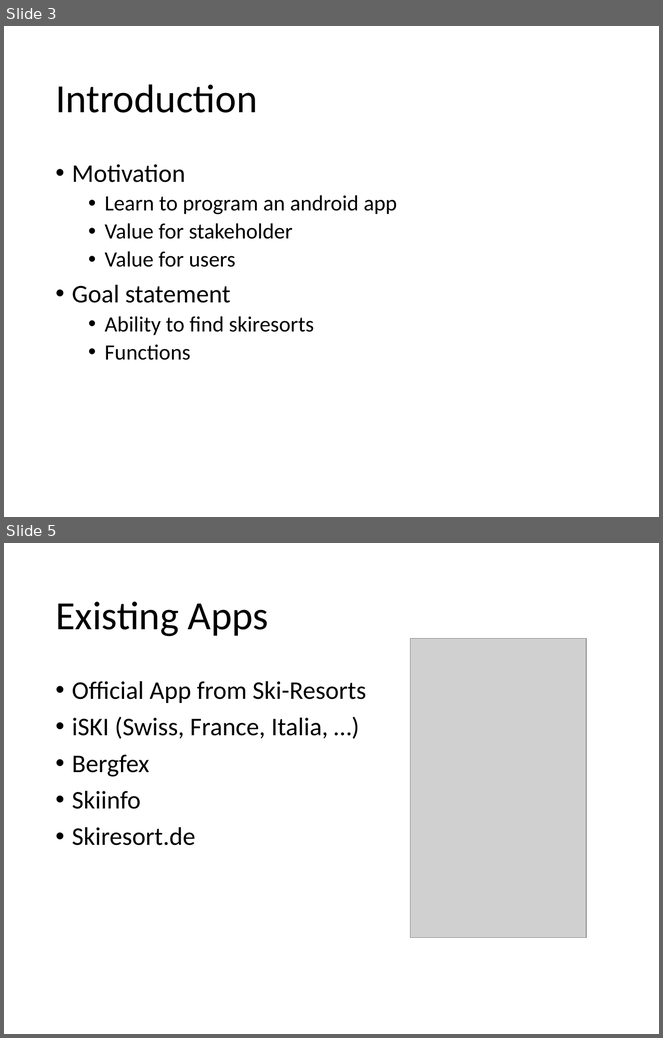
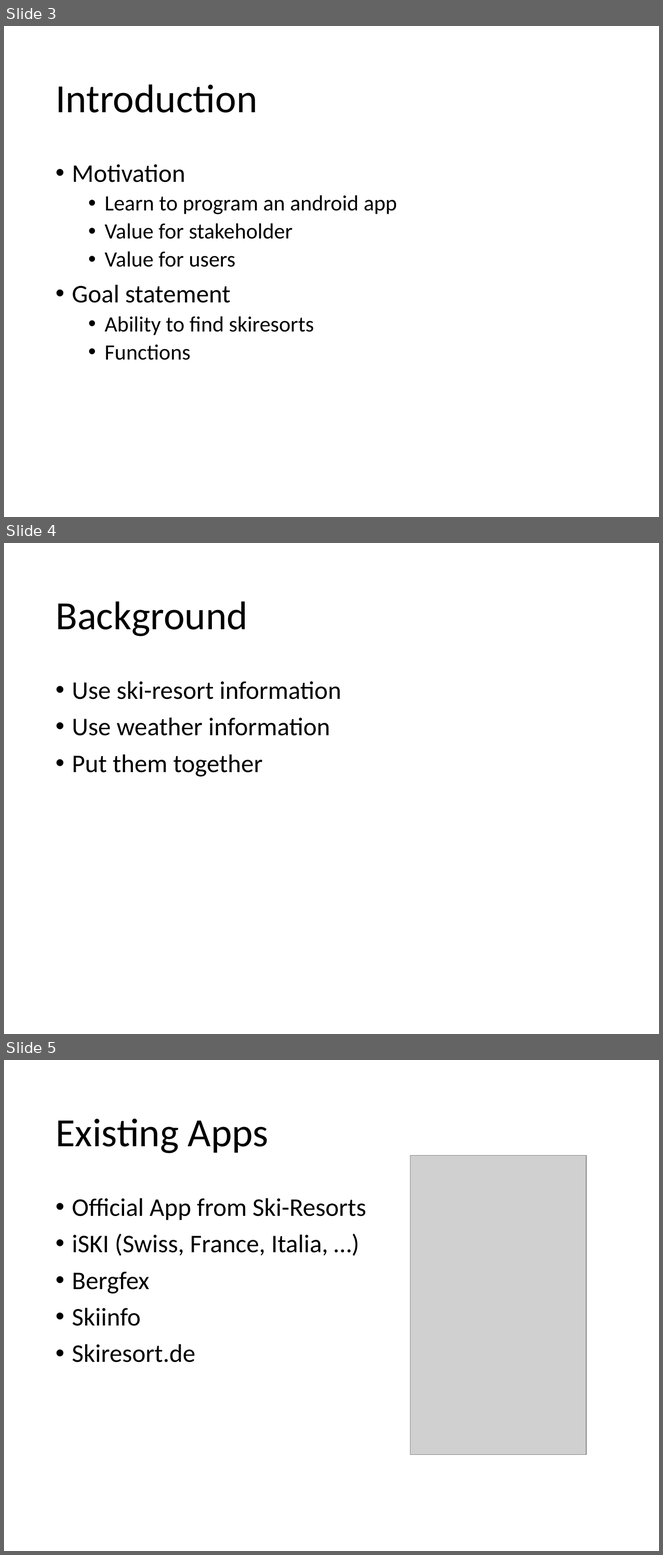
Before and after one commit to MSE-MobOP/Ski-Compass, a slide deck: Documents/Presentation/Presentation.pptx. Shown one above the other, each under a label of ours: slides 3 and 5 before the commit, slides 3, 4 and 5 after it; the slides between them are not shown. The pictures are 663x1038 and 663x1555 pixels, drawn with LibreOffice and Linux fonts; fonts in the diff are those of the drawing; grey boxes stand for pictures. Boxes give left, top, right and bottom in pixels: in the first picture for what was removed or moved away, otherwise in the second. Text is boxed around its words. In the diff, an @@ line names an element or a change of style, - is before the commit and + after.

```diff
--- a/Documents/Presentation/Presentation.pptx
+++ b/Documents/Presentation/Presentation.pptx
@@ slide 4 added at bbox=[4, 543, 659, 1034], background #FFFFFF @@
@@ title added at bbox=[55, 601, 248, 637], 44 pt, text #000000 @@
+Background
@@ text added at bbox=[72, 681, 341, 777], 28 pt, text #000000 @@
+• Use ski-resort information
+• Use weather information
+• Put them together
```
Also in this commit, not shown: 2 slides changed, 1 other slide added, 1 slide removed.
